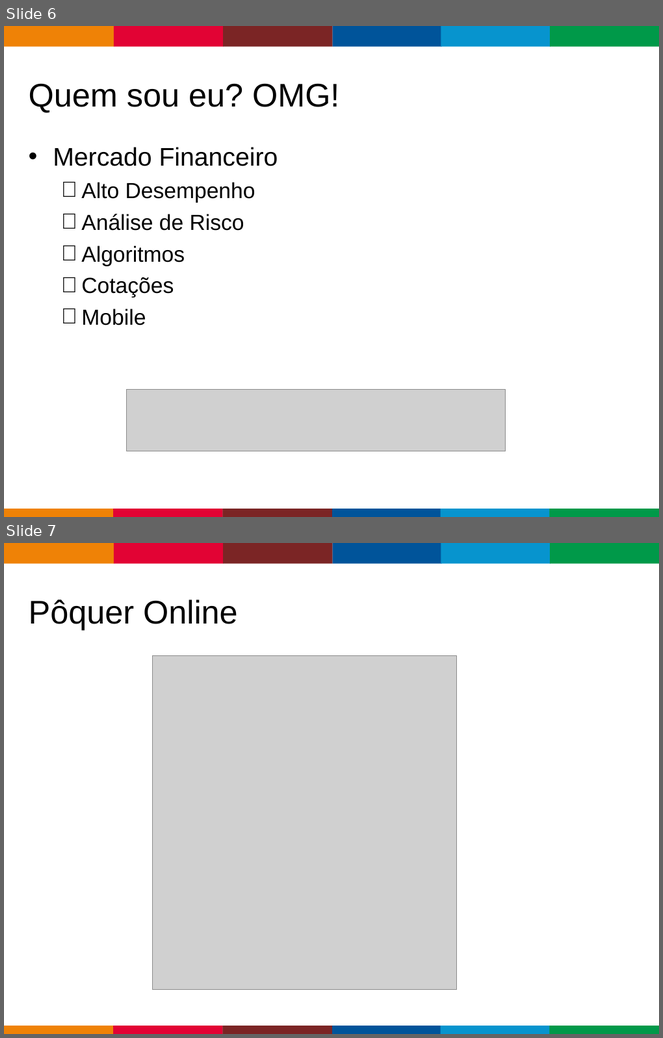
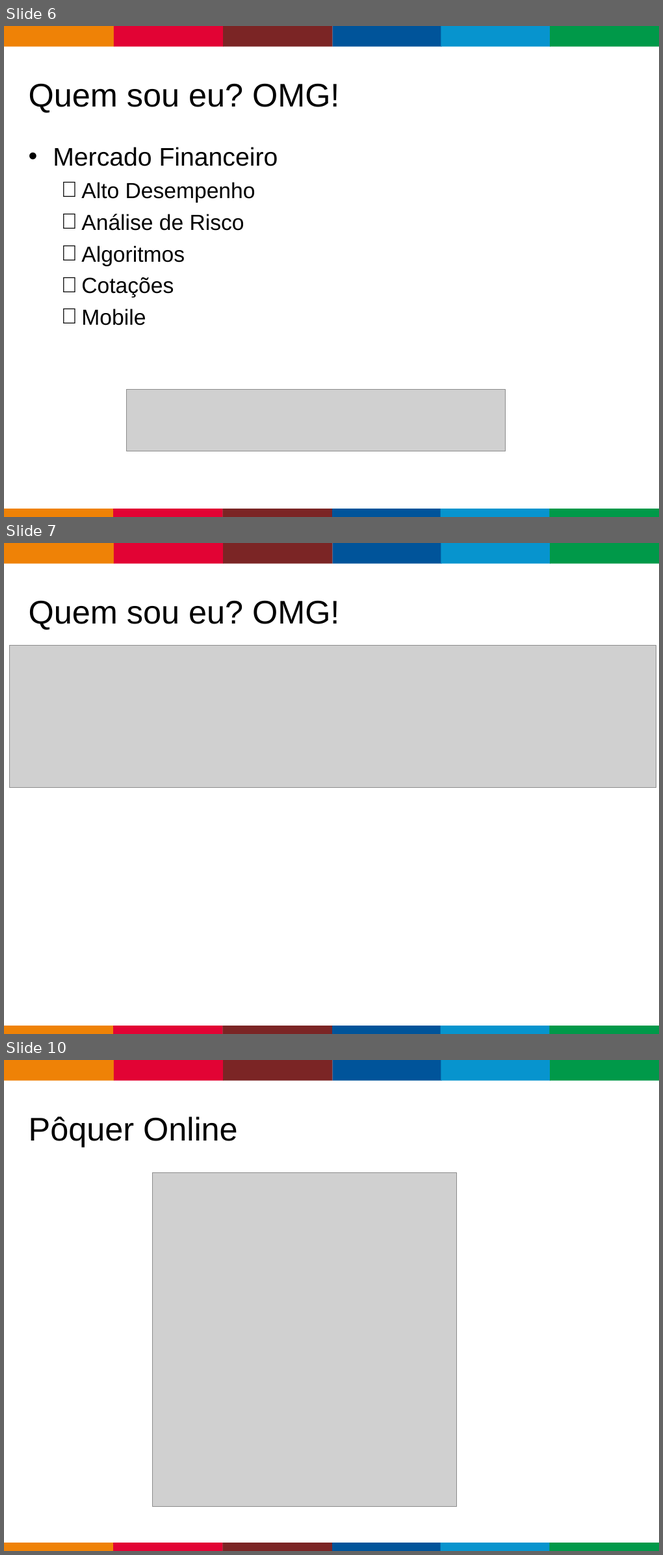
Before and after one commit to caloni/journal, a slide deck: Lectures/PoquerOnline/PoquerOnline.ppt. Shown one above the other, each under a label of ours: slides 6 and 7 before the commit, slides 6, 7 and 10 after it; the slides between them are not shown. The pictures are 663x1038 and 663x1555 pixels, drawn with LibreOffice and Linux fonts; fonts in the diff are those of the drawing; grey boxes stand for pictures; background and template pictures are left out. Boxes give left, top, right and bottom in pixels: in the first picture for what was removed or moved away, otherwise in the second. Text is boxed around its words. In the diff, an @@ line names an element or a change of style, - is before the commit and + after.

```diff
--- a/Lectures/PoquerOnline/PoquerOnline.ppt
+++ b/Lectures/PoquerOnline/PoquerOnline.ppt
@@ slide 7 added at [4,543,659,1034], background #FFFFFF; not listed: 13 template elements that a slide beside it also shows @@
@@ title added at [29,600,339,630], 36 pt, text #000000 @@
+Quem sou eu? OMG!
@@ picture added at [10,645,656,788] @@
@@ what was slide 7 is now slide 10 @@
```
Also in this commit, not shown: 2 slides changed, 20 other slides added, 3 slides removed, 39 other files.
